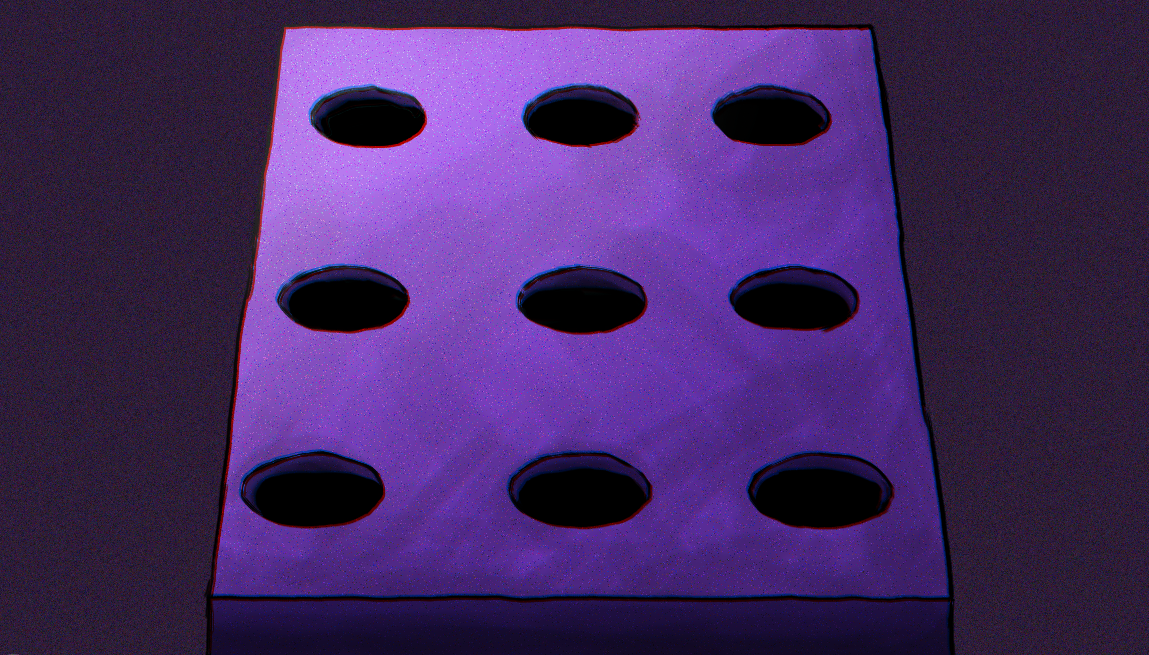
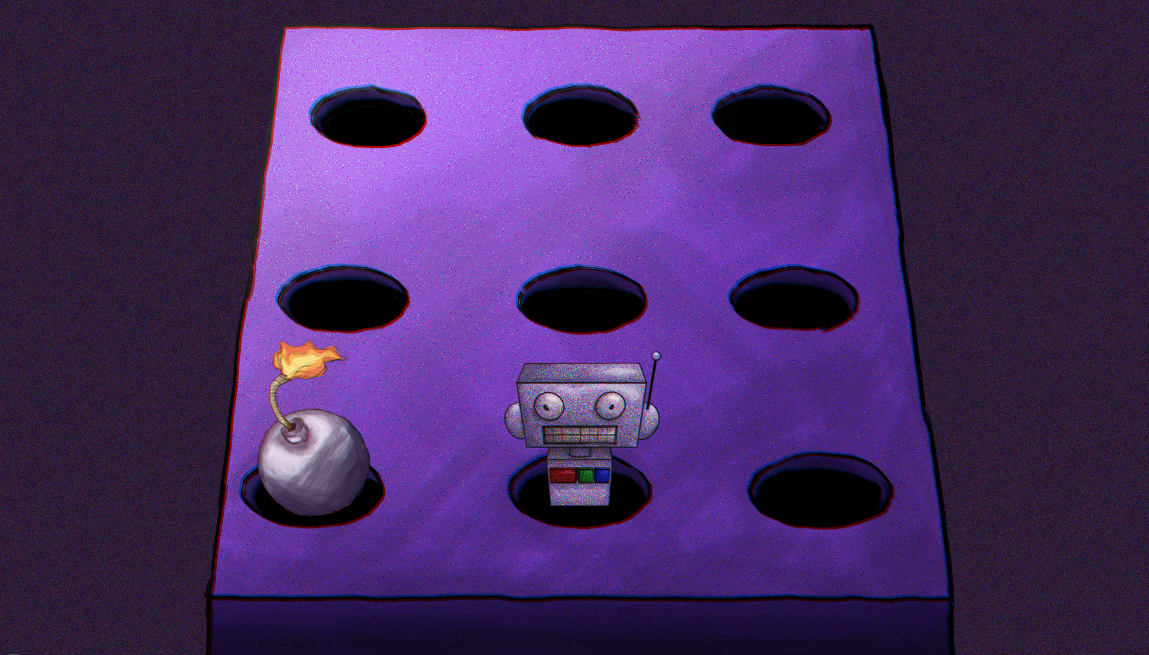
Comparing the layer stacks of the two 1149x655 images. Changes:
added layer "Paint Layer 33 (pasted)" above "Paint Layer 32" over [257, 340, 371, 517]
showed group "Group 7" (5 layers) over [257, 335, 662, 517]
painted on "Paint Layer 31" over [257, 335, 662, 517]
painted on "Paint Layer 8" (1st of 2, in "Group 7") over [257, 335, 662, 517]
painted on "Robot Merged" (1st of 2, in "Group 7") over [257, 335, 662, 517]
painted on "Robot Merged" (2nd of 2, in "Group 7") over [257, 335, 662, 517]
painted on "Paint Layer 29" over [257, 335, 662, 517]
painted on "Block Merged" (1st of 2, in "Group 28") over [257, 335, 662, 517]
painted on "Block Merged" (2nd of 2, in "Group 28") over [257, 335, 662, 517]
painted on "Paint Layer 24" over [257, 335, 662, 517]
painted on "Paint Layer 8" (2nd of 2) over [257, 335, 662, 517]
